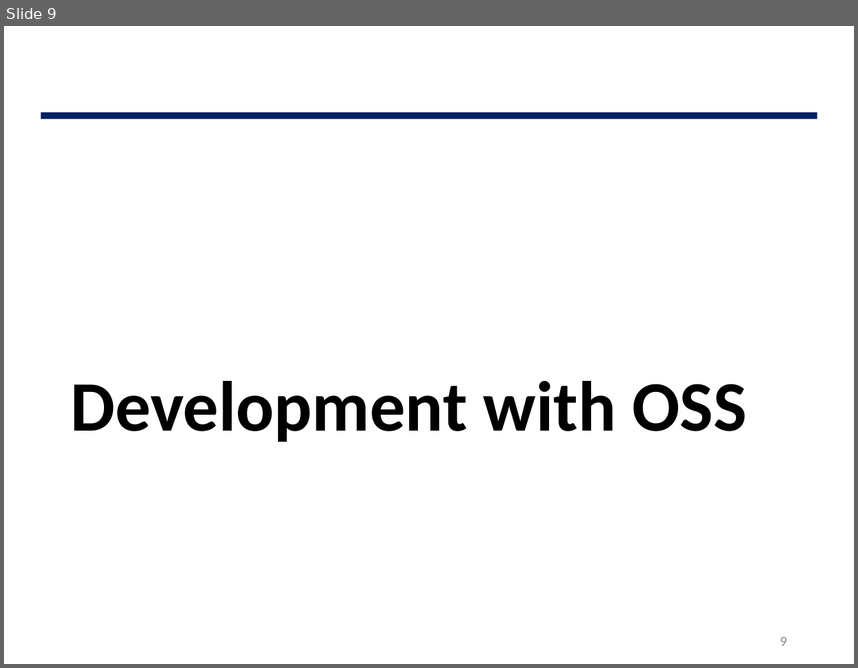
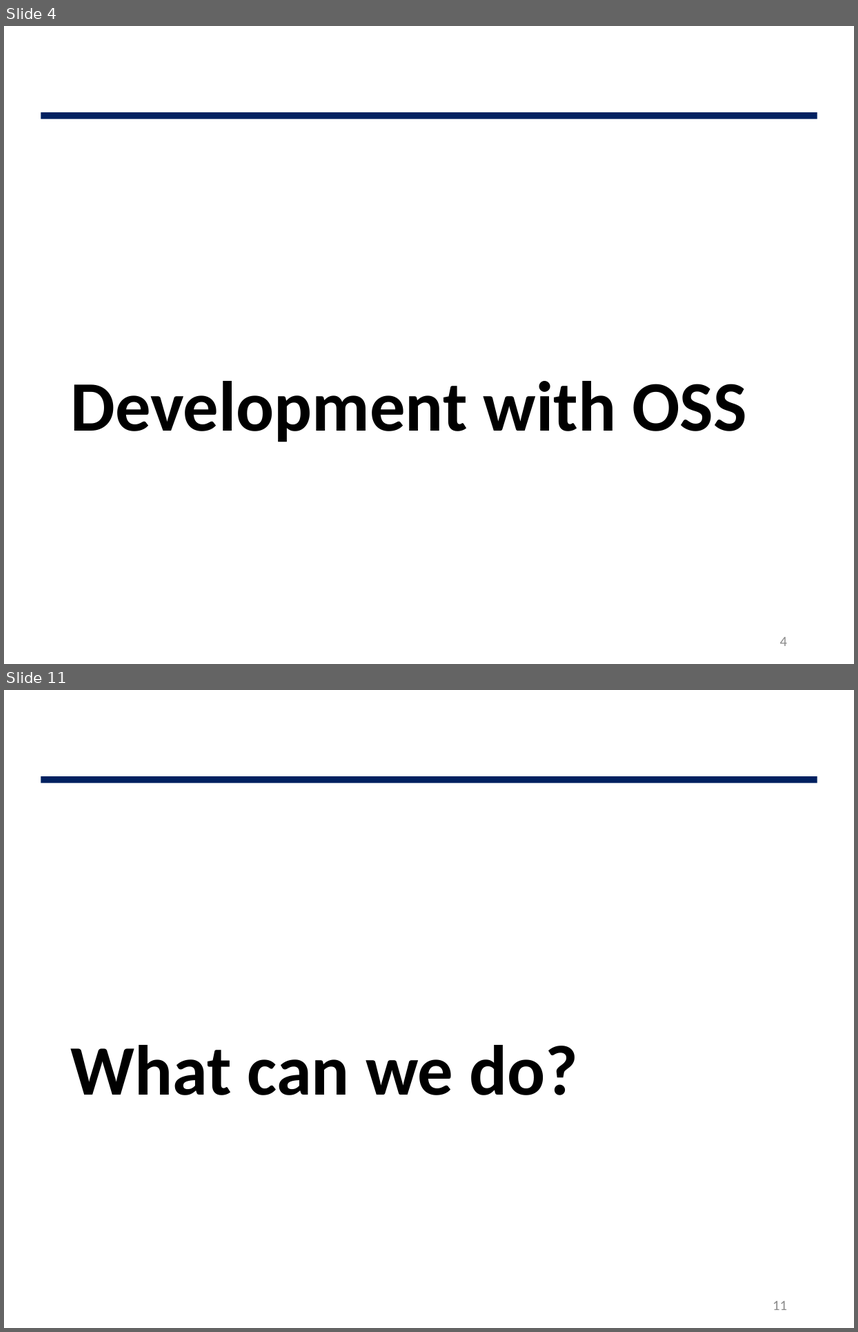
Before and after one commit to JBNU-JEduTools/osscourse, a slide deck: Slides/4. Using Open Source SW.pptx. Shown one above the other, each under a label of ours: slide 9 before the commit, slides 4 and 11 after it; the slides between them are not shown. The pictures are 858x668 and 858x1332 pixels, drawn with LibreOffice and Linux fonts; fonts in the diff are those of the drawing; background and template pictures are left out. Boxes give left, top, right and bottom in pixels: in the first picture for what was removed or moved away, otherwise in the second. Text is boxed around its words. In the diff, an @@ line names an element or a change of style, - is before the commit and + after.

```diff
--- a/Slides/4. Using Open Source SW.pptx
+++ b/Slides/4. Using Open Source SW.pptx
@@ slide 11 added at (x1=4, y1=690, x2=854, y2=1328), background #FFFFFF; not listed: 1 template element that a slide beside it also shows @@
@@ title added at (x1=70, y1=1045, x2=579, y2=1095), 60 pt, text #000000, bold @@
+What can we do?
@@ page number added at (x1=773, y1=1301, x2=787, y2=1310), 12 pt, text #8C8C8C @@
+11
@@ what was slide 9 is now slide 4 @@
@@ page number at (x1=780, y1=637, x2=787, y2=646): text changed @@
-9
+4
```
Also in this commit, not shown: 6 slides changed, 14 other slides added, 17 slides removed, 9 other files.
